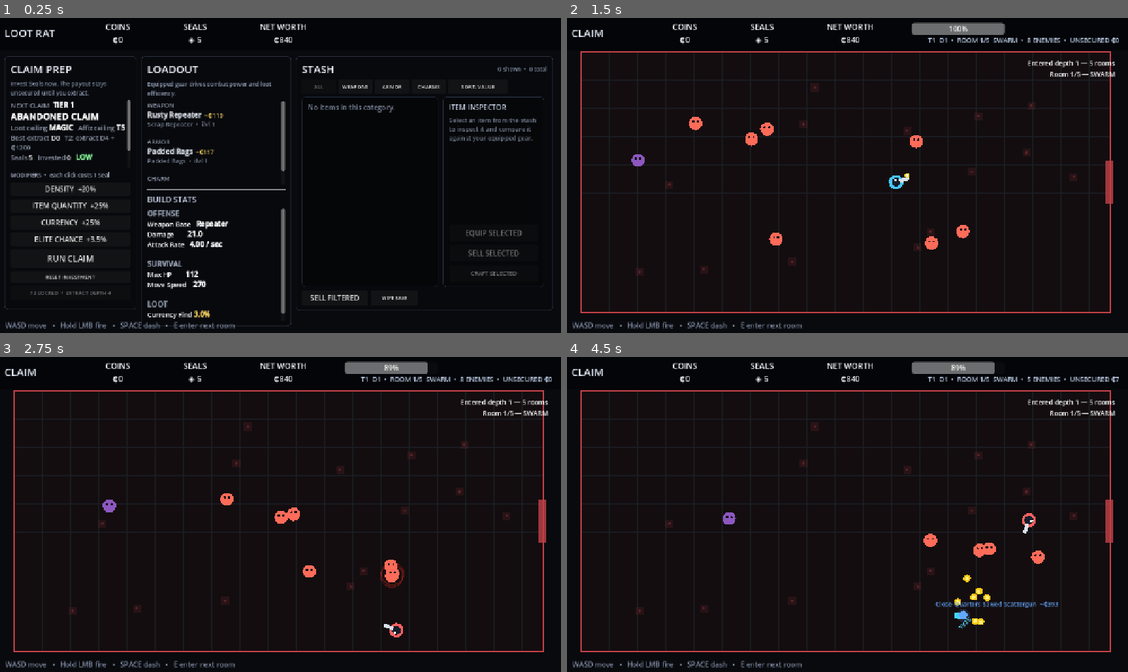
Above: before the commit, frames 1-4 (two rows, left to right).
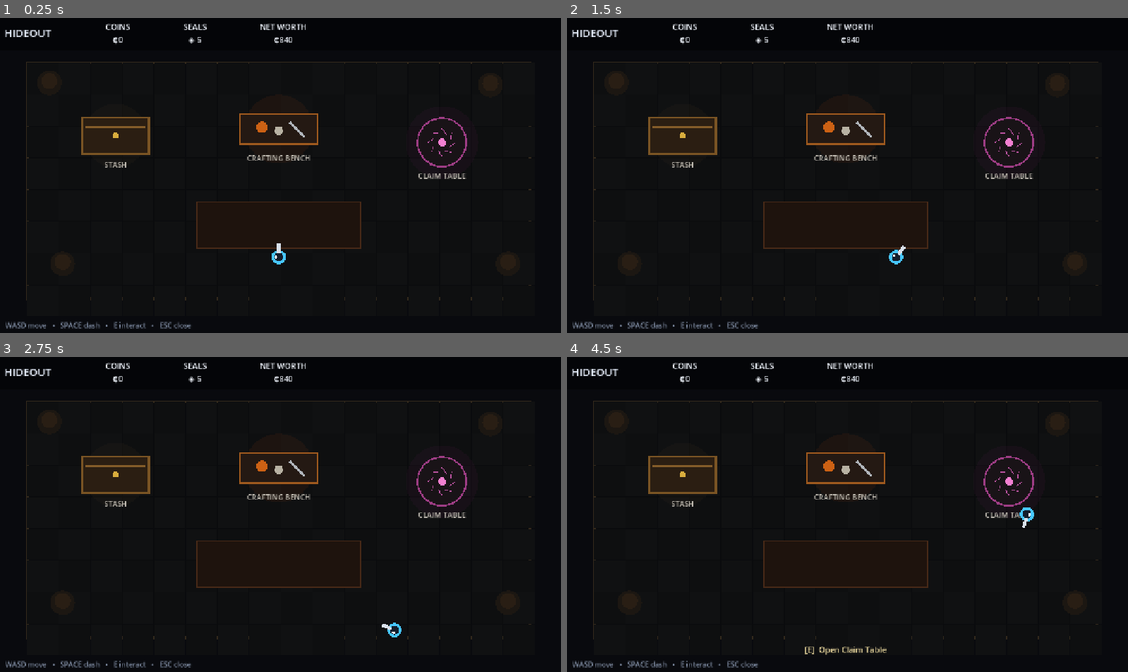
Above: after the commit, the same moments.

Repository: wiings3/LootRat
Game: Godot game, scene res://Main.tscn
Two runs of this game, one before a commit and one after it. Both use one fixed random seed, a clock stepped at 60 frames per second and the inputs below.
Inputs (mouse positions are in pixels of both pictures, inside the frame that each line leads up to):
- Up to frame 1 (0.25 s): no input
- Up to frame 2 (1.5 s): click (639, 257) at 0.5 s, where only the run before the commit has a clickable "RUN CLAIM"; move the mouse to (970, 159) at 1.27 s; hold D (move_right) from 1.28 s (still down); tap Space (dash) at 1.35 s; click (970, 159) at 1.42 s
- Up to frame 3 (2.75 s): tap E (interact) at 1.55, 2.1 s; move the mouse to (168, 530) at 2.02 s; release D (move_right) at 2.03 s; hold S (move_down) from 2.03 s (still down); tap Space (dash) at 2.3 s
- Up to frame 4 (4.5 s): move the mouse to (903, 445) at 2.77 s; release S (move_down) at 2.78 s; press the mouse at (903, 445) at 2.78 s; hold D (move_right) 2.78-3.53 s; tap E (interact) at 3.05, 4.35 s; move the mouse to (819, 577) at 3.52 s; release the mouse at (819, 577) at 3.53 s; hold W (move_up) 3.53-4.28 s; tap Space (dash) at 3.6 s; click (819, 577) at 3.67 s; move the mouse to (1015, 561) at 4.27 s; hold A (move_left) from 4.28 s (still down)

The runs differ from the first frame. In frame 1, 13% of the frame differs, in the area x 0-99%, y 3-99%; in frame 2, 5.9%; in frame 3, 5.7%; in frame 4, 6.2%.

Commit message:
Wire playable hideout interactions

Diff:
--- a/scripts/main.gd
+++ b/scripts/main.gd
@@ -2,10 +2,13 @@
 
 const SAVE_PATH: String = "user://loot_rat_save.json"
 const ARENA_BOUNDS: Rect2 = Rect2(40.0, 80.0, 1200.0, 590.0)
+const HIDEOUT_BOUNDS: Rect2 = Rect2(70.0, 105.0, 1140.0, 535.0)
+const HideoutScript = preload("res://scripts/hideout.gd")
 
 var rng := RandomNumberGenerator.new()
 
 var arena: LootArena = null
+var hideout: Node2D = null
 var actor_layer: Node2D = null
 var projectile_layer: Node2D = null
 var loot_layer: Node2D = null
@@ -41,6 +44,9 @@
 var crafting_buttons: Dictionary = {}
 var sort_button: Button = null
 var claim_unlock_button: Button = null
+var interaction_prompt: Label = null
+var hub_modal_open: bool = false
+var active_hub_station: String = ""
 var filter_buttons: Dictionary = {}
 
 var state: String = "hub"
@@ -117,6 +123,10 @@
 		InputMap.action_add_event(action, event)
 
 func _build_world() -> void:
+	hideout = HideoutScript.new()
+	add_child(hideout)
+	hideout.visible = true
+
 	arena = LootArena.new()
 	add_child(arena)
 	arena.visible = false
@@ -190,8 +200,18 @@
 	_build_crafting_panel()
 	_build_decision_panel()
 
+	interaction_prompt = Label.new()
+	interaction_prompt.position = Vector2(390.0, 645.0)
+	interaction_prompt.size = Vector2(500.0, 42.0)
+	interaction_prompt.horizontal_alignment = HORIZONTAL_ALIGNMENT_CENTER
+	interaction_prompt.vertical_alignment = VERTICAL_ALIGNMENT_CENTER
+	interaction_prompt.add_theme_font_size_override("font_size", 18)
+	interaction_prompt.add_theme_color_override("font_color", Color(0.92, 0.85, 0.62))
+	interaction_prompt.visible = false
+	hud.add_child(interaction_prompt)
+
 	var controls := Label.new()
-	controls.text = "WASD move   •   Hold LMB fire   •   SPACE dash   •   E enter next room"
+	controls.text = "WASD move   •   SPACE dash   •   E interact   •   ESC close"
 	controls.position = Vector2(20.0, 688.0)
 	controls.add_theme_color_override("font_color", Color(0.50, 0.55, 0.64))
 	hud.add_child(controls)
@@ -534,6 +554,11 @@
 
 func _process(delta: float) -> void:
 	_update_top_bar()
+
+	if state == "hub":
+		_process_hideout_interactions()
+		return
+
 	if state != "run" or not is_instance_valid(player) or decision_open:
 		return
 	if alive_enemies > 0:
@@ -555,24 +580,91 @@
 	if Input.is_action_just_pressed("interact"):
 		_advance_room()
 
+func _process_hideout_interactions() -> void:
+	if not is_instance_valid(player):
+		return
+
+	if hub_modal_open:
+		interaction_prompt.visible = false
+		if Input.is_action_just_pressed("ui_cancel") or Input.is_action_just_pressed("interact"):
+			_close_hub_station()
+		return
+
+	var nearest: String = ""
+	var nearest_distance: float = 99999.0
+	var station_names: Array[String] = ["stash", "craft", "claim"]
+	for station_name: String in station_names:
+		var station_position: Vector2 = hideout.get_station_position(station_name)
+		var distance: float = player.global_position.distance_to(station_position)
+		if distance < nearest_distance:
+			nearest_distance = distance
+			nearest = station_name
+
+	if nearest_distance <= 92.0:
+		interaction_prompt.visible = true
+		interaction_prompt.text = "[E]  %s" % hideout.get_station_prompt(nearest)
+		if Input.is_action_just_pressed("interact"):
+			_open_hub_station(nearest)
+	else:
+		interaction_prompt.visible = false
+
+func _open_hub_station(station_name: String) -> void:
+	active_hub_station = station_name
+	hub_modal_open = true
+	if is_instance_valid(player):
+		player.set_physics_process(false)
+	hub_panel.visible = station_name == "claim"
+	character_panel.visible = station_name == "stash"
+	gear_panel.visible = station_name == "stash"
+	crafting_panel.visible = station_name == "craft"
+	if station_name == "craft":
+		_refresh_crafting_panel()
+	else:
+		_update_hub_ui()
+
+func _close_hub_station() -> void:
+	hub_modal_open = false
+	active_hub_station = ""
+	hub_panel.visible = false
+	character_panel.visible = false
+	gear_panel.visible = false
+	crafting_panel.visible = false
+	if is_instance_valid(player):
+		player.set_physics_process(true)
+
 func _enter_hub() -> void:
 	state = "hub"
 	decision_open = false
+	hub_modal_open = false
+	active_hub_station = ""
 	decision_panel.visible = false
 	arena.visible = false
-	hub_panel.visible = true
-	character_panel.visible = true
-	gear_panel.visible = true
+	hideout.visible = true
+	hub_panel.visible = false
+	character_panel.visible = false
+	gear_panel.visible = false
 	crafting_panel.visible = false
 	hp_bar.visible = false
 	run_label.visible = false
 	feed_label.visible = false
+	interaction_prompt.visible = false
 	_clear_runtime_nodes()
+	_spawn_hideout_player()
 	_update_hub_ui()
 	_save_game()
 
+func _spawn_hideout_player() -> void:
+	player = LootPlayer.new()
+	player.world_bounds = HIDEOUT_BOUNDS.grow(-18.0)
+	player.projectile_parent = null
+	player.configure(_calculate_player_stats())
+	actor_layer.add_child(player)
+	player.global_position = Vector2(640.0, 545.0)
+
 func _start_claim() -> void:
 	state = "run"
+	hub_modal_open = false
+	active_hub_station = ""
 	depth = 1
 	run_coins = 0
 	run_seals = 0
@@ -584,9 +676,11 @@
 	character_panel.visible = false
 	gear_panel.visible = false
 	crafting_panel.visible = false
+	interaction_prompt.visible = false
 	hp_bar.visible = true
 	run_label.visible = true
 	feed_label.visible = true
+	hideout.visible = false
 	arena.visible = true
 	decision_panel.visible = false
 	decision_open = false
@@ -1869,15 +1963,10 @@
 	return -1
 
 func _open_crafting_panel() -> void:
-	if _find_stash_item_index(selected_stash_item_id) < 0:
-		return
-	crafting_panel.visible = true
-	crafting_panel.move_to_front()
-	crafting_feedback_label.text = "A good base can become a long-term project. A bad slam still costs the currency."
-	_refresh_crafting_panel()
+	_open_hub_station("craft")
 
 func _close_crafting_panel() -> void:
-	crafting_panel.visible = false
+	_close_hub_station()
 
 func _refresh_crafting_panel() -> void:
 	if crafting_panel == null:
@@ -2133,7 +2222,7 @@
 		top_label.text = "CLAIM"
 		run_label.text = "T%d  D%d  •  ROOM %d/%d  %s  •  %d ENEMIES  •  UNSECURED ₵%d" % [claim_tier, depth, room_index, rooms_total, current_room_type, alive_enemies, _current_run_value()]
 	else:
-		top_label.text = "LOOT RAT"
+		top_label.text = "HIDEOUT"
 		run_label.text = ""
 
 func _add_feed(text_value: String) -> void:
